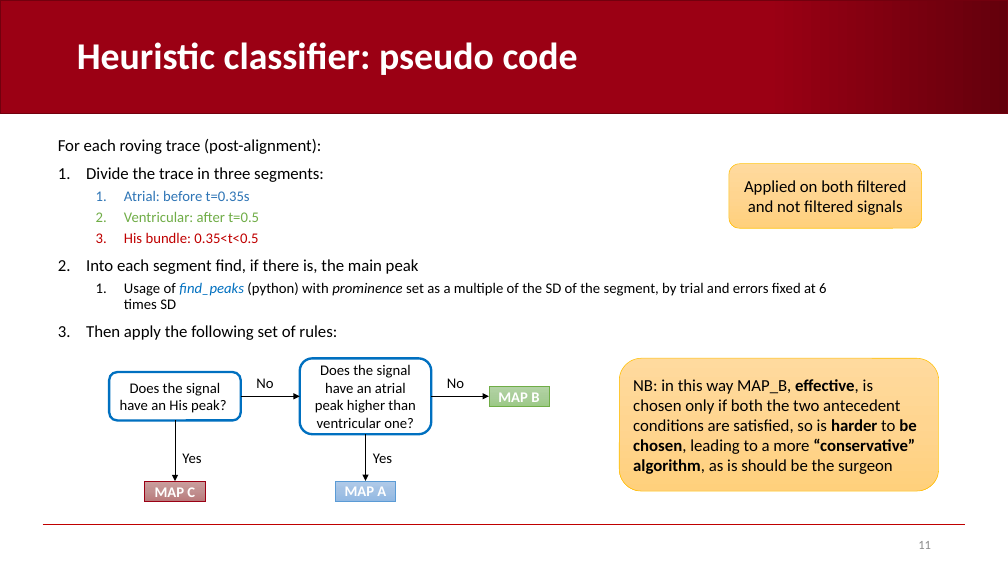
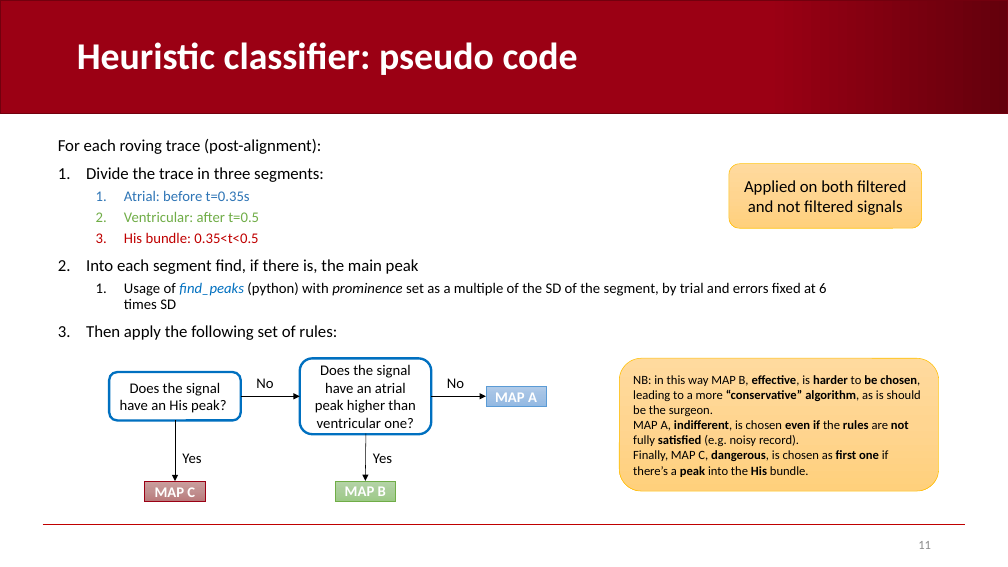
Before and after one commit to AndreaCorrado00/Tesi_magistrale_Corrado_Andrea, a slide deck: slide 11 of Documentation/5. Heuristic classifier.pptx. Drawn at 1008x567 pixels with LibreOffice and Linux fonts; fonts in the diff are those of the drawing; background and template pictures are left out. Boxes give left, top, right and bottom in pixels: in the first picture for what was removed or moved away, otherwise in the second. Text is boxed around its words. In the diff, an @@ line names an element or a change of style, - is before the commit and + after.

```diff
--- a/Documentation/5. Heuristic classifier.pptx
+++ b/Documentation/5. Heuristic classifier.pptx
@@ rectangle "MAP A": place and size @@
-rectangle "MAP A" at [335, 481, 395, 501]
+rectangle "MAP A" at [486, 386, 547, 407]
@@ text in rounded rectangle at [633, 375, 921, 477]: text changed; size 16 to 12 pt @@
-NB: in this way MAP_B, effective, is chosen only if both the two antecedent conditions are satisfied, so is harder to be chosen, leading to a more “conservative” algorithm, as is should be the surgeon
+NB: in this way MAP B, effective, is harder to be chosen, leading to a more “conservative” algorithm, as is should be the surgeon.
+MAP A, indifferent, is chosen even if the rules are not fully satisfied (e.g. noisy record).
+Finally, MAP C, dangerous, is chosen as first one if there’s a peak into the His bundle.
@@ arrow moved from (432, 396) - (489, 396) to (432, 396) - (486, 396) @@
@@ rectangle "MAP B": place and size @@
-rectangle "MAP B" at [489, 386, 550, 407]
+rectangle "MAP B" at [335, 481, 395, 501]
```
Also in this commit, not shown: 3 other slides changed, 4 other files.
